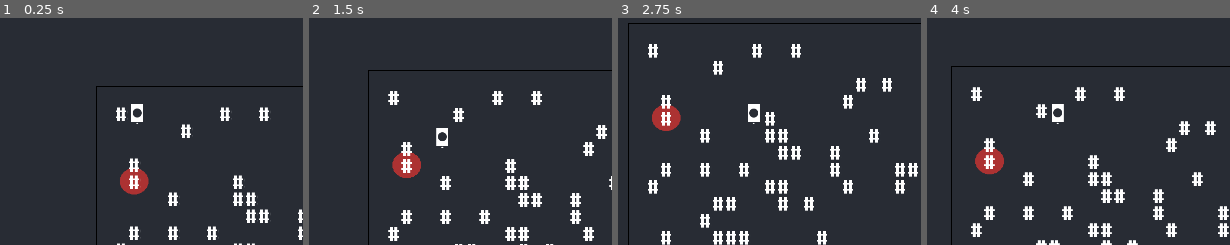
Above: before the commit, frames 1-4 (left to right).
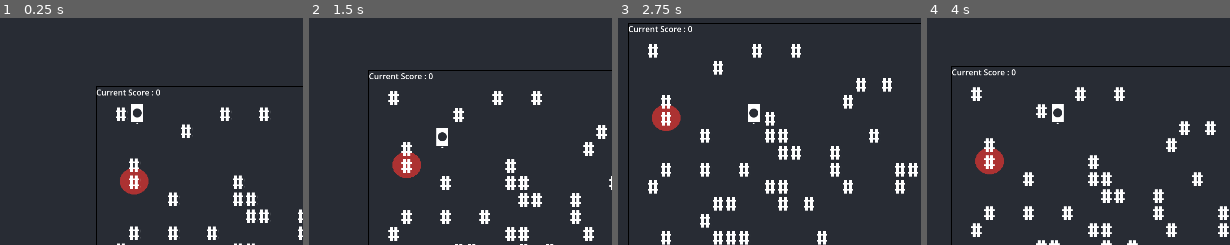
Above: after the commit, the same moments.

Repository: grantlouisherman/TransMigration
Game: Godot game, scene res://scene/main/main_scene.tscn
The game is run twice, just before and just after one commit, with the same random seed, the same clock (stepped at 60 frames per second) and the same inputs.
Inputs:
- Up to frame 1 (0.25 s): no input
- Up to frame 2 (1.5 s): tap Enter at 0.5 s; hold D (move_right) 0.53-1.28 s; hold S (move_down) from 1.28 s (still down)
- Up to frame 3 (2.75 s): release S (move_down) at 2.03 s; hold D (move_right) from 2.03 s (still down)
- Up to frame 4 (4 s): release D (move_right) at 2.78 s; hold W (move_up) 2.78-3.53 s; hold A (move_left) from 3.53 s (still down)
The pictures show only the part of the screen within x 15-65%, y 8-58%; the shares and areas given below are measured in that part.

The runs differ from the first frame. In frame 1, 0.3% of the frame differs, in the area x 31-53%, y 31-35%; in frame 2, 0.3%; in frame 3, 0.3%; in frame 4, 0.3%, in the area x 8-30%, y 22-26%.

Commit message:
Point progression - every touch is 100 points

Diff:
--- a/scene/main/main_scene.tscn
+++ b/scene/main/main_scene.tscn
@@ -1,8 +1,9 @@
-[gd_scene load_steps=5 format=3 uid="uid://bxex6ljv1ufox"]
+[gd_scene load_steps=6 format=3 uid="uid://bxex6ljv1ufox"]
 
 [ext_resource type="Script" path="res://scene/main/scripts/InitWorld.gd" id="1_cu24e"]
 [ext_resource type="Script" path="res://scene/main/scripts/main_scene.gd" id="1_lr2yx"]
 [ext_resource type="PackedScene" uid="uid://c4sdrgjlqomnj" path="res://mini_map.tscn" id="3_gbuya"]
+[ext_resource type="Script" path="res://scene/main/player_display.gd" id="4_b6edi"]
 
 [sub_resource type="NavigationPolygon" id="NavigationPolygon_67fwn"]
 vertices = PackedVector2Array(10193.2, 1493.26, 13412.2, 6276.95, 29.9688, 6247.02, 12.0313, 13.5625)
@@ -15,17 +16,13 @@
 [node name="InitWorld" type="Node2D" parent="."]
 script = ExtResource("1_cu24e")
 
-[node name="RichTextLabel" type="RichTextLabel" parent="."]
-visible = false
-offset_left = 87.0
-offset_top = 94.0
-offset_right = 716.0
-offset_bottom = 621.0
-text = "You winnnnnnn"
-fit_content = true
-
 [node name="NavigationRegion2D" type="NavigationRegion2D" parent="."]
 scale = Vector2(8.32, 1)
 navigation_polygon = SubResource("NavigationPolygon_67fwn")
 
 [node name="CanvasNode" parent="." instance=ExtResource("3_gbuya")]
+
+[node name="RichTextLabel" type="RichTextLabel" parent="."]
+offset_right = 6278.0
+offset_bottom = 40.0
+script = ExtResource("4_b6edi")
--- /dev/null
+++ b/scene/main/player_display.gd
@@ -0,0 +1,18 @@
+extends RichTextLabel
+
+
+# Called when the node enters the scene tree for the first time.
+func _ready() -> void:
+	var parent = get_parent()
+	parent.connect("score_update", _handle_score_update)
+	add_text("Current Score : 0")
+
+
+# Called every frame. 'delta' is the elapsed time since the previous frame.
+func _process(delta: float) -> void:
+	pass
+
+func _handle_score_update(score: int):
+	clear()
+	var new_score_text = "Current Score: {score}".format({"score": score})
+	add_text(new_score_text)
--- a/scene/main/scripts/main_scene.gd
+++ b/scene/main/scripts/main_scene.gd
@@ -1,15 +1,22 @@
 extends Node2D
+# Signals
 signal move_walls
+signal score_update(score)
+
+# Imported Assets
 var InputName = preload("res://library/InputName.gd").new()
 var DungeonCoords = preload("res://library/DungeonSize.gd").new()
 var Dwarves = preload("res://sprites/dwarf.tscn")
 var ConvertCoord = preload("res://library/ConvertCoord.gd").new()
 var SpriteUtils = preload("res://library/SpriteUtils.gd").new()
 var PointA = preload("res://scene/points/point_a.tscn")
-var rng = RandomNumberGenerator.new()
-var p_offset_x = 100
-var p_offset_y = 50
-var mult = 10
+
+# Global Variables (Constants)
+var RNG = RandomNumberGenerator.new()
+var SCORE_PER_POINT_TOUCH = 100
+
+# Global Variables (Mutable)
+var total_score = 0
 
 func _ready() -> void:
 	var player = get_tree().get_nodes_in_group("SpawnPoint")[0]
@@ -19,8 +26,8 @@
 
 func _create_enemies():
 	for i in range(0, 1):
-		var new_x = rng.randi_range(0, DungeonCoords.MAX_X)
-		var new_y = rng.randi_range(0, DungeonCoords.MAX_Y)
+		var new_x = RNG.randi_range(0, DungeonCoords.MAX_X)
+		var new_y = RNG.randi_range(0, DungeonCoords.MAX_Y)
 		add_child(SpriteUtils._create_sprite(Dwarves, "Enemies", new_x, new_y))
 
 func _won() -> void:
@@ -28,13 +35,15 @@
 
 func _red_touched():
 	randomize()
+	total_score += SCORE_PER_POINT_TOUCH
+	score_update.emit(total_score)
 	var node = (get_tree().get_nodes_in_group("SpawnPoint")[1])
 	node.queue_free()
 
 	var view = get_viewport_rect()
 
-	var new_x = rng.randi_range(0, DungeonCoords.MAX_X)
-	var new_y = rng.randi_range(0, DungeonCoords.MAX_Y)
+	var new_x = RNG.randi_range(0, DungeonCoords.MAX_X)
+	var new_y = RNG.randi_range(0, DungeonCoords.MAX_Y)
 	add_child(SpriteUtils._create_spawn_point(new_x, new_y, PointA, true))
 	_create_enemies()
 
